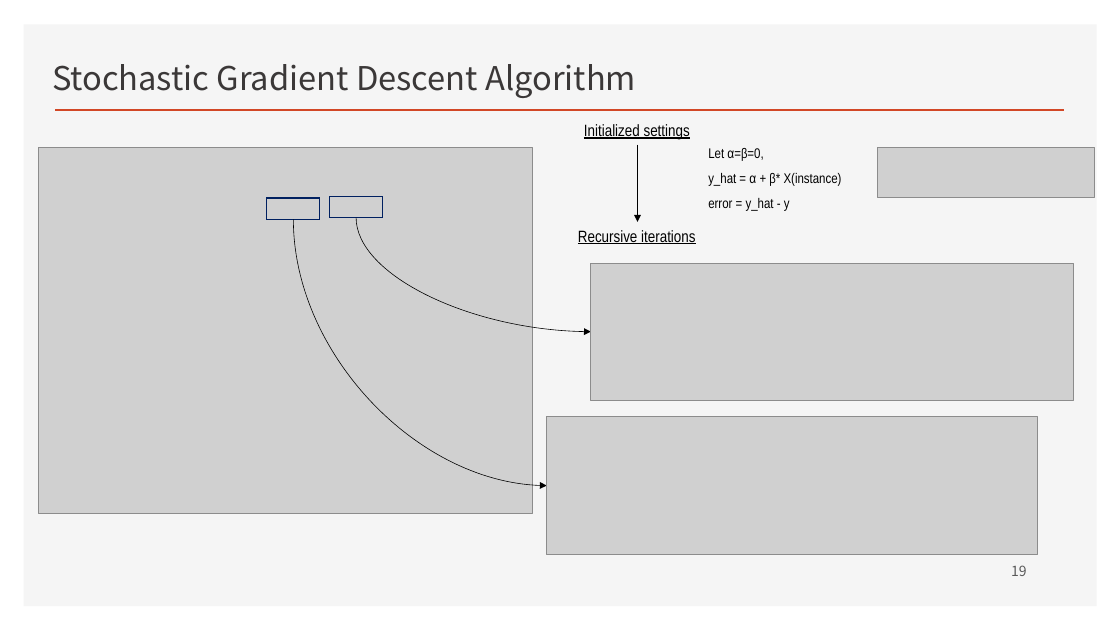
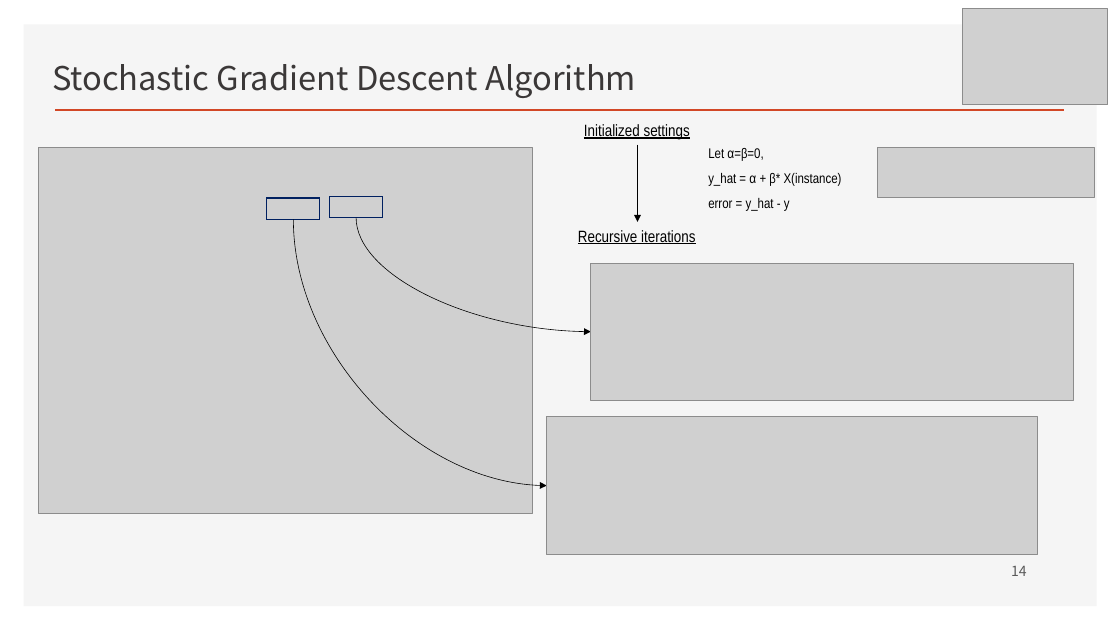
Before and after one commit to ancestor9/mathematics-for-machine-learning, a slide deck: slide 14 of Linear_Algebra/w4_Perceptron_Regression.pptx (slide 19 before the commit). Drawn at 1120x630 pixels with LibreOffice and Linux fonts; fonts in the diff are those of the drawing; grey boxes stand for pictures; background and template pictures are left out. Boxes give left, top, right and bottom in pixels: in the first picture for what was removed or moved away, otherwise in the second. Text is boxed around its words. In the diff, an @@ line names an element or a change of style, - is before the commit and + after.

```diff
--- a/Linear_Algebra/w4_Perceptron_Regression.pptx
+++ b/Linear_Algebra/w4_Perceptron_Regression.pptx
@@ picture added at [963,8,1108,105] @@
@@ page number at [1011,566,1027,576]: text changed @@
-19
+14
```
Also in this commit, not shown: 7 other slides changed, 6 slides removed.
